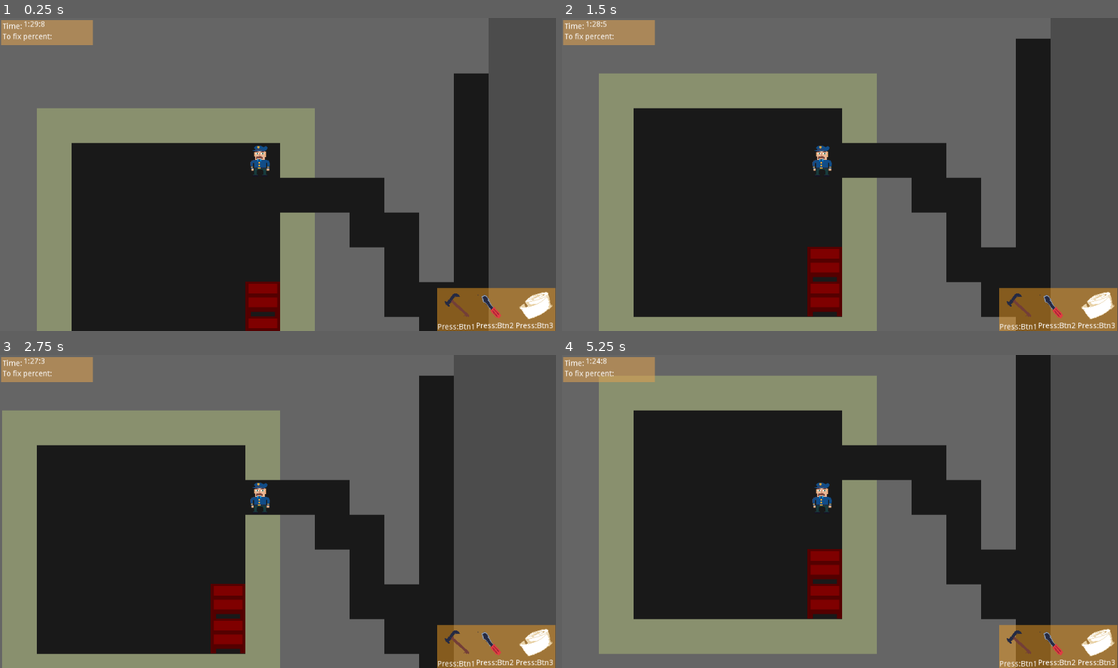
Above: before the commit, frames 1-4 (two rows, left to right).
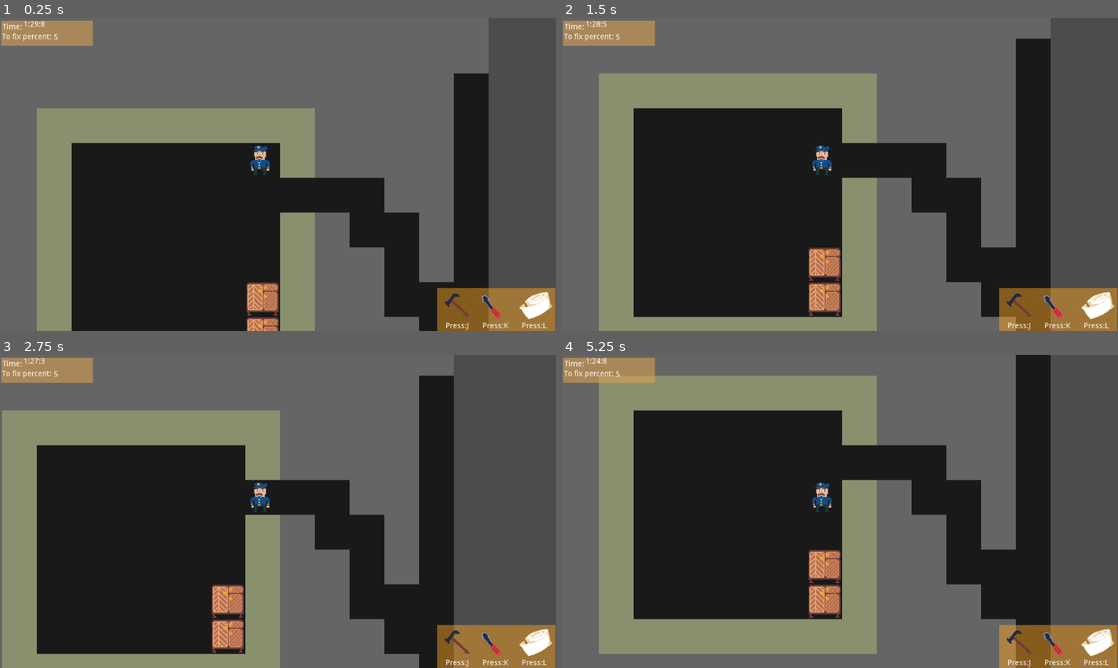
Above: after the commit, the same moments.

Repository: dr-Fade/game-jam-2020
Game: Godot game, scene res://Game.tscn
The game is run twice, just before and just after one commit, with the same random seed, the same clock (stepped at 60 frames per second) and the same inputs.
Inputs:
- Up to frame 1 (0.25 s): no input
- Up to frame 2 (1.5 s): tap Enter at 0.5 s; hold D (Right) 0.53-1.28 s; tap J (FixHammer, bound only after the commit) at 0.6 s; tap K (FixScrew, bound only after the commit) at 0.8, 1.35 s; tap Space at 1.25 s; hold S (Down) from 1.28 s (still down)
- Up to frame 3 (2.75 s): tap L (FixTape, bound only after the commit) at 1.55, 2.1 s; tap Enter at 2 s; release S (Down) at 2.03 s; hold D (Right) from 2.03 s (still down); tap J (FixHammer, bound only after the commit) at 2.3 s
- Up to frame 4 (5.25 s): tap Space at 2.75, 4.25 s; release D (Right) at 2.78 s; hold W (Up) 2.78-3.53 s; tap J (FixHammer, bound only after the commit) at 2.85, 4.55, 5.1 s; tap K (FixScrew, bound only after the commit) at 3.05, 3.6 s; tap Enter at 3.5 s; hold A (Left) 3.53-5.03 s; tap L (FixTape, bound only after the commit) at 3.8, 4.35 s; hold S (Down) from 5.03 s (still down)

The runs differ from the first frame. In frame 1, 1.3% of the frame differs, in the area x 0-100%, y 0-100%; in frame 2, 1.7%; in frame 3, 1.7%; in frame 4, 1.7%.
Error before the commit: Invalid get index '109' (on base: 'Array'). (res://Game.gd:303)
Error after the commit: Invalid get index '109' (on base: 'Array'). (res://Game.gd:331)

Commit message:
Add score/time. Fix break system

Diff:
--- /dev/null
+++ b/roguelike-template/FixedItems.gd
@@ -0,0 +1,12 @@
+extends RichTextLabel
+
+# Declare member variables here. Examples:
+# var a = 2
+# var b = "text"
+# Called when the node enters the scene tree for the first time.
+func _ready():
+	pass # Replace with function body.
+
+# Called every frame. 'delta' is the elapsed time since the previous frame.
+#func _process(delta):
+#	pass
--- a/roguelike-template/Furniture.tscn
+++ b/roguelike-template/Furniture.tscn
@@ -6,4 +6,5 @@
 position = Vector2( 400, 87 )
 texture = ExtResource( 1 )
 offset = Vector2( 32, 32 )
+vframes = 2
 hframes = 3
--- a/roguelike-template/Game.gd
+++ b/roguelike-template/Game.gd
@@ -21,6 +21,7 @@
 var map = []
 var rooms = []
 var furniture = []
+var brokenItems: int = 0
 # Events
 
 onready var tile_map = $TileMap
@@ -40,6 +41,20 @@
 		try_move(0,-1)
 	elif event.is_action("Down"):
 		try_move(0,1)
+	elif event.is_action("FixHammer"):
+		try_fix(0)
+	elif event.is_action("FixTape"):
+		try_fix(1)
+	elif event.is_action("FixScrew"):
+		try_fix(2)
+
+func try_fix(typefix):
+	for f in furniture:
+		if f.tile.x == player_tile.x && f.tile.y == player_tile.y :
+			f.fix()
+			brokenItems = brokenItems - 1
+	get_node("TimeAndProgress/FixedItems").set_text(str(brokenItems))
+
 
 func try_move(dx, dy):
 	var x = player_tile.x + dx
@@ -59,6 +74,7 @@
 func _ready():
 	OS.set_window_size(Vector2(1024, 576))
 	build_level()
+	get_node("TimeAndProgress/FixedItems").set_text(str(brokenItems))
 
 func build_level():
 	rooms.clear()
@@ -80,6 +96,7 @@
 			break
 
 	place_furniture()
+	brake_furniture()
 	connect_rooms()
 
 	var start_room = rooms.front()
@@ -101,9 +118,11 @@
 
 	func fix():
 		is_damaged = false
+		sprite_node.frame = sprite_node.frame - 3
 
 	func damage():
 		is_damaged = true
+		sprite_node.frame = sprite_node.frame + 3
 
 	func destroy():
 		is_fixable = false
@@ -111,7 +130,7 @@
 	func _init(game, x: int, y: int, type: int, tile_size: int):
 		tile = Vector2(x,y)
 		sprite_node = FurnitureScene.instance()
-		sprite_node.frame = type
+		sprite_node.frame=type;
 		sprite_node.position = tile * tile_size
 		game.add_child(sprite_node)
 
@@ -128,6 +147,15 @@
 			for y in range(top_left.y, bottom_right.y):
 				if randi()%100 > 90:
 					furniture.append(FurnitureReference.new(self, x, y, randi() % 3, TILE_SIZE))
+
+func brake_furniture():
+	var cntbroken: int = 0
+	for fur in furniture:
+		if randi() % 2 == 1:
+			fur.damage()
+			cntbroken += 1
+	brokenItems = cntbroken
+
 
 func connect_rooms():
 	var stone_graph = AStar.new()
--- a/roguelike-template/Game.tscn
+++ b/roguelike-template/Game.tscn
@@ -68,17 +68,17 @@
 
 [node name="ColorRect" type="ColorRect" parent="TimeAndProgress"]
 margin_left = 2.0
-margin_top = 4.0
+margin_top = 4.9025
 margin_right = 171.0
-margin_bottom = 50.0
+margin_bottom = 50.9025
 rect_pivot_offset = Vector2( 125.385, 49.1634 )
 color = Color( 0.858824, 0.623529, 0.317647, 0.588235 )
 
 [node name="Fix" type="Label" parent="TimeAndProgress/ColorRect"]
-margin_left = 2.70155
-margin_top = 23.6601
-margin_right = 93.7015
-margin_bottom = 37.6601
+margin_left = 2.21387
+margin_top = 23.1724
+margin_right = 93.2139
+margin_bottom = 37.1724
 rect_pivot_offset = Vector2( 122.684, 25.5033 )
 text = "To fix percent:"
 
@@ -101,10 +101,15 @@
 wait_time = 0.1
 autostart = true
 
+[node name="FixedItems" type="RichTextLabel" parent="TimeAndProgress"]
+margin_left = 99.3204
+margin_top = 28.5821
+margin_right = 149.32
+margin_bottom = 43.5821
+
 [node name="ItemsAndControl" type="CanvasLayer" parent="."]
 
 [node name="BackgroundItems" type="ColorRect" parent="ItemsAndControl"]
-editor/display_folded = true
 margin_left = 804.958
 margin_top = 497.0
 margin_right = 1022.96
@@ -116,34 +121,34 @@
 texture = ExtResource( 7 )
 
 [node name="PressBtn3" type="Label" parent="ItemsAndControl/BackgroundItems/Tape"]
-margin_left = -37.5736
-margin_top = 31.9396
-margin_right = 32.4264
-margin_bottom = 45.9396
+margin_left = -26.7218
+margin_top = 32.0
+margin_right = 20.2782
+margin_bottom = 46.0
 rect_pivot_offset = Vector2( 39.451, 1.77704 )
-text = "Press:Btn3"
+text = "Press:L"
 
 [node name="Screwdrive" type="Sprite" parent="ItemsAndControl/BackgroundItems"]
 position = Vector2( 103.094, 35.706 )
 texture = ExtResource( 8 )
 
 [node name="PressBtn2" type="Label" parent="ItemsAndControl/BackgroundItems/Screwdrive"]
-margin_left = -30.549
-margin_top = 26.5362
-margin_right = 39.451
-margin_bottom = 40.5362
+margin_left = -19.0
+margin_top = 27.0
+margin_right = 31.0
+margin_bottom = 41.0
 rect_pivot_offset = Vector2( 39.451, 1.77704 )
-text = "Press:Btn2"
+text = "Press:K"
 
 [node name="Hammer" type="Sprite" parent="ItemsAndControl/BackgroundItems"]
 position = Vector2( 43.4083, 35.9632 )
 texture = ExtResource( 9 )
 
 [node name="PressBtn1" type="Label" parent="ItemsAndControl/BackgroundItems/Hammer"]
-margin_left = -41.8964
-margin_top = 29.473
-margin_right = 28.1036
-margin_bottom = 43.473
+margin_left = -27.0195
+margin_top = 27.0
+margin_right = 17.9805
+margin_bottom = 41.0
 rect_pivot_offset = Vector2( 39.451, 1.77704 )
-text = "Press:Btn1"
+text = "Press:J"
 [connection signal="timeout" from="TimeAndProgress/TimerDispayer/Timer" to="TimeAndProgress/TimerDispayer" method="_on_Timer_timeout"]
--- a/roguelike-template/project.godot
+++ b/roguelike-template/project.godot
@@ -48,6 +48,21 @@
 "events": [ Object(InputEventKey,"resource_local_to_scene":false,"resource_name":"","device":0,"alt":false,"shift":false,"control":false,"meta":false,"command":false,"pressed":false,"scancode":68,"unicode":0,"echo":false,"script":null)
  ]
 }
+FixHammer={
+"deadzone": 0.5,
+"events": [ Object(InputEventKey,"resource_local_to_scene":false,"resource_name":"","device":0,"alt":false,"shift":false,"control":false,"meta":false,"command":false,"pressed":false,"scancode":74,"unicode":0,"echo":false,"script":null)
+ ]
+}
+FixScrew={
+"deadzone": 0.5,
+"events": [ Object(InputEventKey,"resource_local_to_scene":false,"resource_name":"","device":0,"alt":false,"shift":false,"control":false,"meta":false,"command":false,"pressed":false,"scancode":75,"unicode":0,"echo":false,"script":null)
+ ]
+}
+FixTape={
+"deadzone": 0.5,
+"events": [ Object(InputEventKey,"resource_local_to_scene":false,"resource_name":"","device":0,"alt":false,"shift":false,"control":false,"meta":false,"command":false,"pressed":false,"scancode":76,"unicode":0,"echo":false,"script":null)
+ ]
+}
 
 [rendering]
 
Binary file changed: roguelike-template/graphics/Furniture.png
